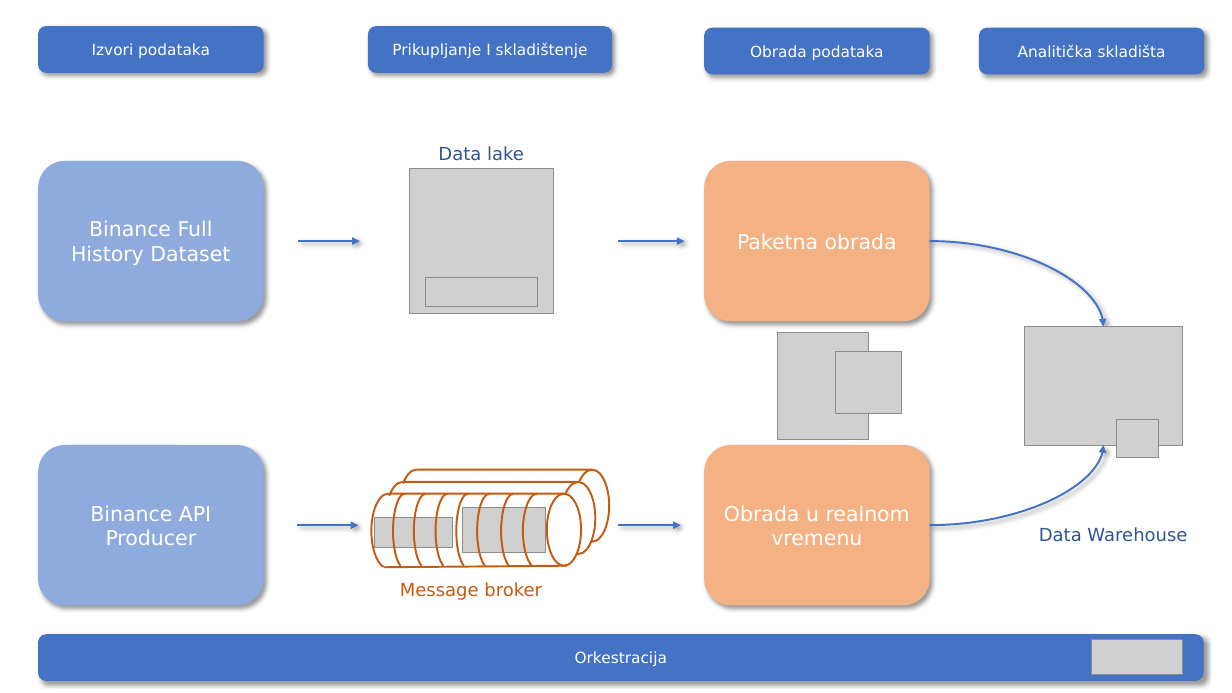
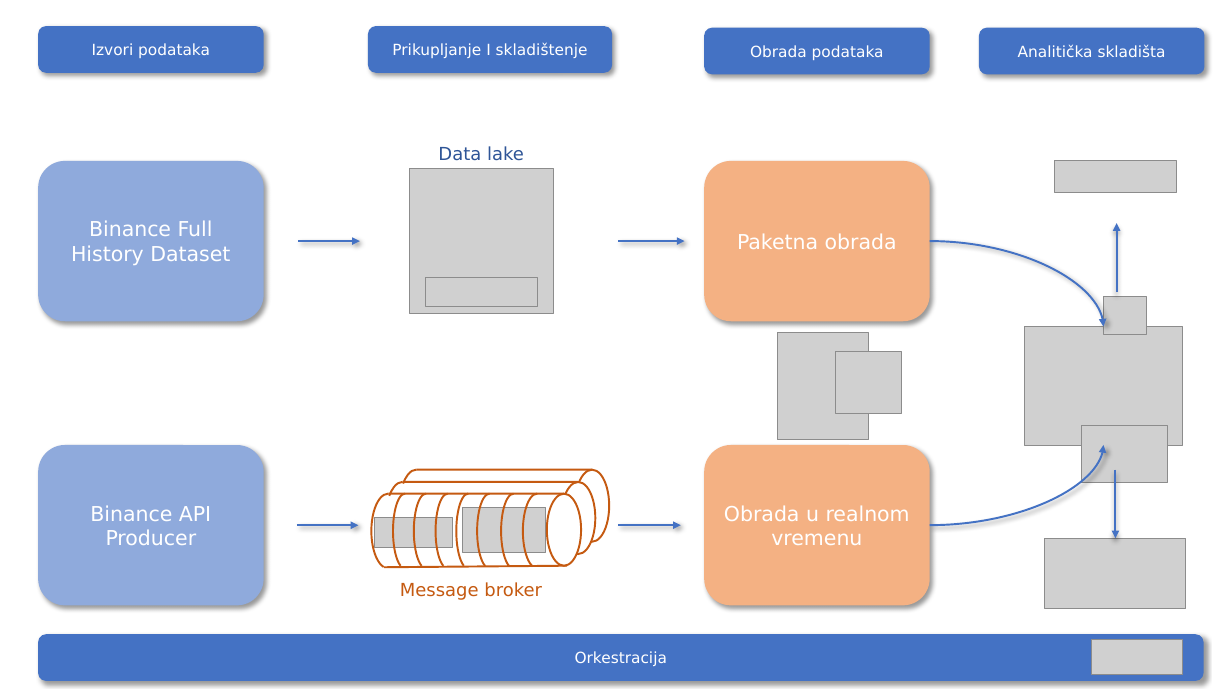
Before and after one commit to Gravarica/ASVSP, a slide deck: slide 1 of specifikacija/Arhitektura.pptx. Drawn at 1232x693 pixels with LibreOffice and Linux fonts; fonts in the diff are those of the drawing; grey boxes stand for pictures. Boxes give left, top, right and bottom in pixels: in the first picture for what was removed or moved away, otherwise in the second. Text is boxed around its words. In the diff, an @@ line names an element or a change of style, - is before the commit and + after.

```diff
--- a/specifikacija/Arhitektura.pptx
+++ b/specifikacija/Arhitektura.pptx
@@ picture added at box(1055, 161, 1177, 193) @@
@@ arrow added from (1117, 292) to (1117, 224), #4472C4 1.5 pt @@
@@ picture: place and size @@
-picture at box(1117, 420, 1160, 457)
+picture at box(1104, 296, 1147, 334)
@@ picture added at box(1082, 426, 1168, 483) @@
@@ arrow added from (1116, 470) to (1116, 539), #4472C4 1.5 pt @@
@@ text removed at box(1039, 527, 1187, 542) @@
-Data Warehouse
@@ picture added at box(1045, 539, 1187, 609) @@
```
Also in this commit, not shown: 1 other file.
